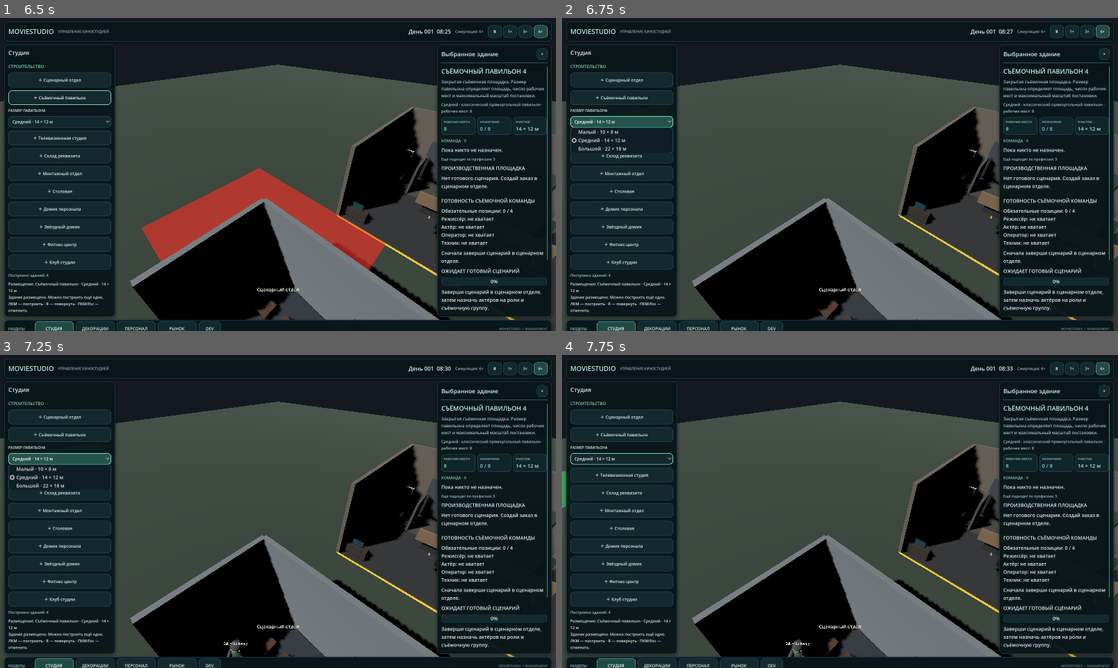
Above: before the commit, frames 1-4 (two rows, left to right).
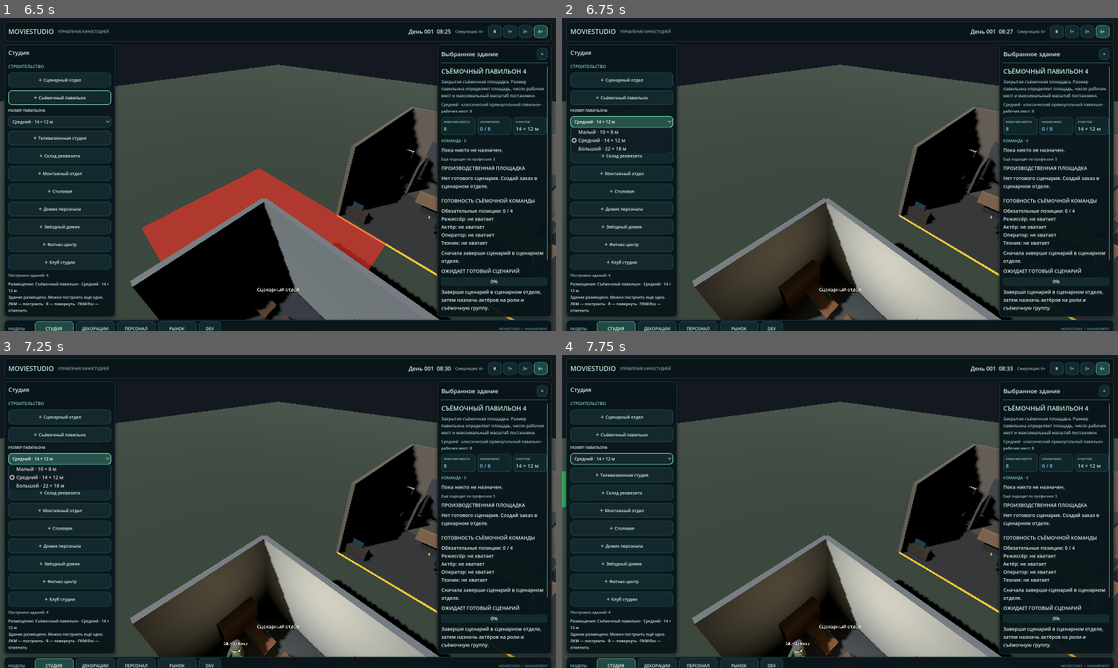
Above: after the commit, the same moments.

Repository: Teft3lb/MovieStudio
Game: Godot game, scene res://scenes/main.tscn
Same seed, same stepped clock (60 frames per second), same inputs: the game is played once before the commit and once after it.
Inputs (mouse positions are in pixels of both pictures, inside the frame that each line leads up to):
- Up to frame 1 (6.5 s): click "Ⅱ" at 0.5 s; click "1×" at 1.25 s; click "3×" at 2 s; click "6×" at 2.75 s; click "＋ Сценарный отдел" at 3.5 s; click "＋ Съёмочный павильон" at 4.25 s; tap Enter at 5 s; move the mouse to (250, 237) at 5.02 s; hold W 5.03-5.75 s; hold Shift 5.03-5.75 s; click (250, 237) at 5.17 s; drag from (444, 221) to (250, 237) at 5.77 s
- Up to frame 2 (6.75 s): click "Средний · 14 × 12 м" at 6.5 s
- Up to frame 3 (7.25 s): no input
- Up to frame 4 (7.75 s): click "＋ Телевизионная студия" at 7.25 s

Frame 1 is identical in both runs. In frame 2, 8.9% of the frame differs, in the area x 23-77%, y 58-97%; in frame 3, 8.9%; in frame 4, 9.0%.

Commit message:
feat(studio): illuminate occupied building interiors

Diff:
--- a/scripts/presentation/studio/studio_building_actor.gd
+++ b/scripts/presentation/studio/studio_building_actor.gd
@@ -18,6 +18,9 @@
 )
 const VISUAL_FACTORY_SCRIPT = preload(
 	"res://scripts/presentation/studio/studio_building_visual_factory.gd"
+)
+const INTERIOR_LIGHTING_SCRIPT = preload(
+	"res://scripts/presentation/studio/studio_building_interior_lighting_controller.gd"
 )
 const SOUND_STAGE_VISUAL_BUILDER_SCRIPT = preload(
 	"res://scripts/presentation/studio/studio_sound_stage_visual_builder.gd"
@@ -56,6 +59,7 @@
 var _marker_provider: RefCounted
 var _set_prop_visual_builder: RefCounted
 var _visual_factory: RefCounted
+var _interior_lighting: RefCounted
 
 func setup(data: Variant) -> void:
 	building_data = data
@@ -68,6 +72,22 @@
 	rotation_degrees.y = float(data.rotation_degrees)
 	add_to_group("studio_building")
 	_build_visual()
+	_interior_lighting = INTERIOR_LIGHTING_SCRIPT.new()
+	_interior_lighting.call(
+		"setup",
+		self,
+		_interior_root,
+		BUILDING_CATALOG_SCRIPT.get_footprint(
+			str(building_data.building_type_id),
+			0.0,
+			int(building_data.stage_size_tier)
+		),
+		BUILDING_CATALOG_SCRIPT.get_building_height(
+			str(building_data.building_type_id),
+			int(building_data.stage_size_tier)
+		),
+		str(building_data.building_type_id)
+	)
 	_navigation_controller = BUILDING_NAVIGATION_CONTROLLER_SCRIPT.new()
 	_navigation_controller.call(
 		"setup",
@@ -91,8 +111,17 @@
 	_create_selection_marker()
 	_create_name_tag()
 
-func _process(_delta: float) -> void:
+func _process(delta: float) -> void:
 	_update_cutaway()
+	if _interior_lighting != null:
+		_interior_lighting.call("advance", delta)
+
+
+func is_interior_occupied() -> bool:
+	return (
+		_interior_lighting != null
+		and bool(_interior_lighting.call("is_occupied"))
+	)
 
 func get_building_id() -> String:
 	if building_data == null:
--- /dev/null
+++ b/scripts/presentation/studio/studio_building_interior_lighting_controller.gd
@@ -0,0 +1,84 @@
+extends RefCounted
+class_name StudioBuildingInteriorLightingController
+
+const UPDATE_INTERVAL: float = 0.45
+
+var _building: Node3D
+var _footprint: Vector2 = Vector2.ZERO
+var _lamps: Array[OmniLight3D] = []
+var _elapsed: float = 0.0
+var _occupied: bool = false
+
+
+func setup(
+	building: Node3D,
+	interior_root: Node3D,
+	footprint: Vector2,
+	height: float,
+	building_type_id: String
+) -> void:
+	_building = building
+	_footprint = footprint
+	var columns: int = 2 if footprint.x >= 18.0 else 1
+	var rows: int = 2 if footprint.y >= 15.0 else 1
+	for col in range(columns):
+		for row in range(rows):
+			var lamp := OmniLight3D.new()
+			lamp.name = "InteriorWorkLight_%d_%d" % [col, row]
+			lamp.position = Vector3(
+				(float(col) - float(columns - 1) * 0.5) * footprint.x * 0.48,
+				maxf(height - 1.5, 2.6),
+				(float(row) - float(rows - 1) * 0.5) * footprint.y * 0.48
+			)
+			lamp.omni_range = maxf(footprint.x, footprint.y) * 0.79
+			lamp.light_energy = 1.75
+			lamp.light_color = (
+				Color(0.92, 0.95, 1.0)
+				if building_type_id in ["sound_stage", "tv_studio", "editing_suite"]
+				else Color(1.0, 0.87, 0.68)
+			)
+			# Many studios can exist at once. Keep the lights unshadowed:
+			# collision geometry already controls employee movement.
+			lamp.shadow_enabled = false
+			lamp.visible = false
+			interior_root.add_child(lamp)
+			_lamps.append(lamp)
+
+
+func advance(delta: float) -> void:
+	if not is_instance_valid(_building):
+		return
+	_elapsed += delta
+	if _elapsed < UPDATE_INTERVAL:
+		return
+	_elapsed = 0.0
+	var present: bool = false
+	for employee in _building.get_tree().get_nodes_in_group("studio_employee"):
+		var actor: Node3D = employee as Node3D
+		if not is_instance_valid(actor):
+			continue
+		var local: Vector3 = _building.to_local(actor.global_position)
+		if (
+			absf(local.x) <= _footprint.x * 0.5 - 0.2
+			and absf(local.z) <= _footprint.y * 0.5 - 0.2
+		):
+			present = true
+			break
+	set_occupied(present)
+
+
+func set_occupied(value: bool) -> void:
+	if _occupied == value:
+		return
+	_occupied = value
+	for lamp in _lamps:
+		if is_instance_valid(lamp):
+			lamp.visible = _occupied
+
+
+func is_occupied() -> bool:
+	return _occupied
+
+
+func get_light_count() -> int:
+	return _lamps.size()
--- /dev/null
+++ b/tests/studio_building_interior_lighting_smoke_test.gd
@@ -0,0 +1,54 @@
+extends "res://tests/smoke_test_base.gd"
+
+const BUILDING_ACTOR_SCRIPT = preload(
+	"res://scripts/presentation/studio/studio_building_actor.gd"
+)
+const BUILDING_DATA_SCRIPT = preload(
+	"res://scripts/domain/studio/studio_building_data.gd"
+)
+const LIGHTING_SCRIPT = preload(
+	"res://scripts/presentation/studio/studio_building_interior_lighting_controller.gd"
+)
+
+
+func _initialize() -> void:
+	call_deferred("_run_tests")
+
+
+func _run_tests() -> void:
+	var data: Variant = BUILDING_DATA_SCRIPT.new()
+	data.id = "BLD-LIGHTING-TEST"
+	data.building_type_id = "sound_stage"
+	data.stage_size_tier = 3
+	var building: Node3D = BUILDING_ACTOR_SCRIPT.new()
+	building.call("setup", data)
+	root.add_child(building)
+	var interior: Node3D = building.get_node_or_null("Interior")
+	var lamp_count: int = 0
+	for child in interior.get_children():
+		if child is OmniLight3D:
+			lamp_count += 1
+	_expect(
+		lamp_count >= 4,
+		"Large sound stages must have multiple independent ceiling lights."
+	)
+
+	var fake_employee := Node3D.new()
+	fake_employee.add_to_group("studio_employee")
+	root.add_child(fake_employee)
+	fake_employee.global_position = Vector3(0.0, 0.0, 0.0)
+	var light: RefCounted = building.get("_interior_lighting")
+	light.call("advance", 0.6)
+	_expect(
+		bool(building.call("is_interior_occupied")),
+		"Entering an interior must enable the building's lights."
+	)
+	fake_employee.global_position = Vector3(60.0, 0.0, 60.0)
+	light.call("advance", 0.6)
+	_expect(
+		not bool(building.call("is_interior_occupied")),
+		"Unoccupied interiors must stop lighting the whole studio to save GPU time."
+	)
+	fake_employee.free()
+	building.free()
+	_finish_test("StudioBuildingInteriorLightingSmokeTest")
